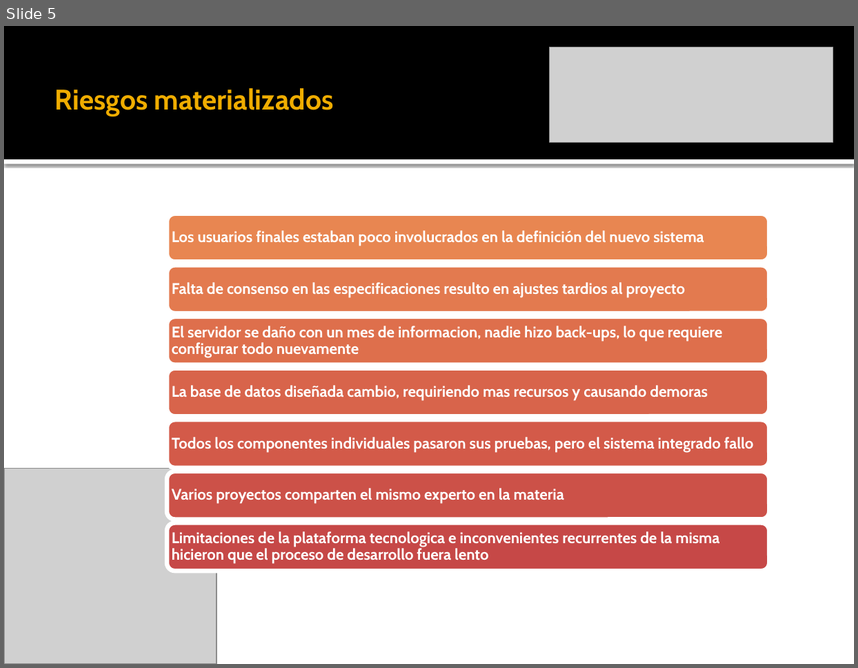
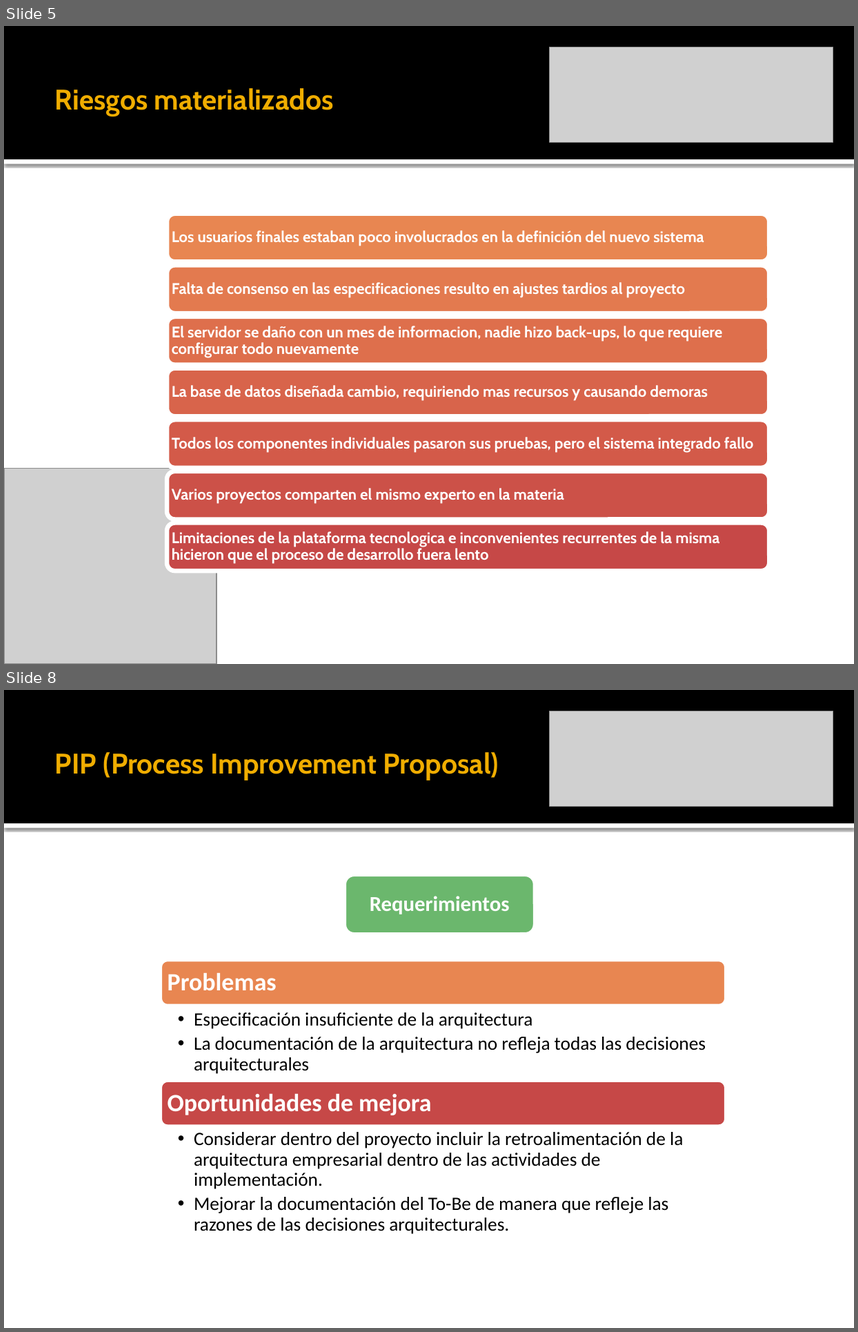
Before and after one commit to leseroth/ingenium-managment, a slide deck: CSOF5104 Mejoramiento de Procesos de Software/0806PostmortemProyectoECOS.pptx. Shown one above the other, each under a label of ours: slide 5 before the commit, slides 5 and 8 after it; the slides between them are not shown. The pictures are 858x668 and 858x1332 pixels, drawn with LibreOffice and Linux fonts; fonts in the diff are those of the drawing; grey boxes stand for pictures. Boxes give left, top, right and bottom in pixels: in the first picture for what was removed or moved away, otherwise in the second. Text is boxed around its words. In the diff, an @@ line names an element or a change of style, - is before the commit and + after.

```diff
--- a/CSOF5104 Mejoramiento de Procesos de Software/0806PostmortemProyectoECOS.pptx
+++ b/CSOF5104 Mejoramiento de Procesos de Software/0806PostmortemProyectoECOS.pptx
@@ slide 8 added at [4, 690, 854, 1328], background #FFFFFF; not listed: 2 template elements that a slide beside it also shows @@
@@ picture added at [550, 711, 833, 807] @@
@@ title added at [55, 752, 499, 780], 24 pt, text #F0AD00, bold @@
+PIP (Process Improvement Proposal)
@@ rounded rectangle added at [344, 874, 535, 935], fill #6BB76D, outline #FFFFFF 3.78 pt @@
@@ text added at [370, 896, 510, 914], 18 pt, text #FFFFFF, bold @@
+Requerimientos
@@ group added at [159, 960, 726, 1234]: 4 texts, 2 rounded rectangles @@
+Problemas
+  •• Especificación insuficiente de la arquitectura
+  •• La documentación de la arquitectura no refleja todas las decisiones arquitecturales
+Oportunidades de mejora
+  •• Considerar dentro del proyecto incluir la retroalimentación de la arquitectura empresarial dentro de las actividades de implementación.
+  •• Mejorar la documentación del To-Be de manera que refleje las razones de las decisiones arquitecturales.
```
Also in this commit, not shown: 1 slide changed, 3 other slides added, 1 slide removed.
